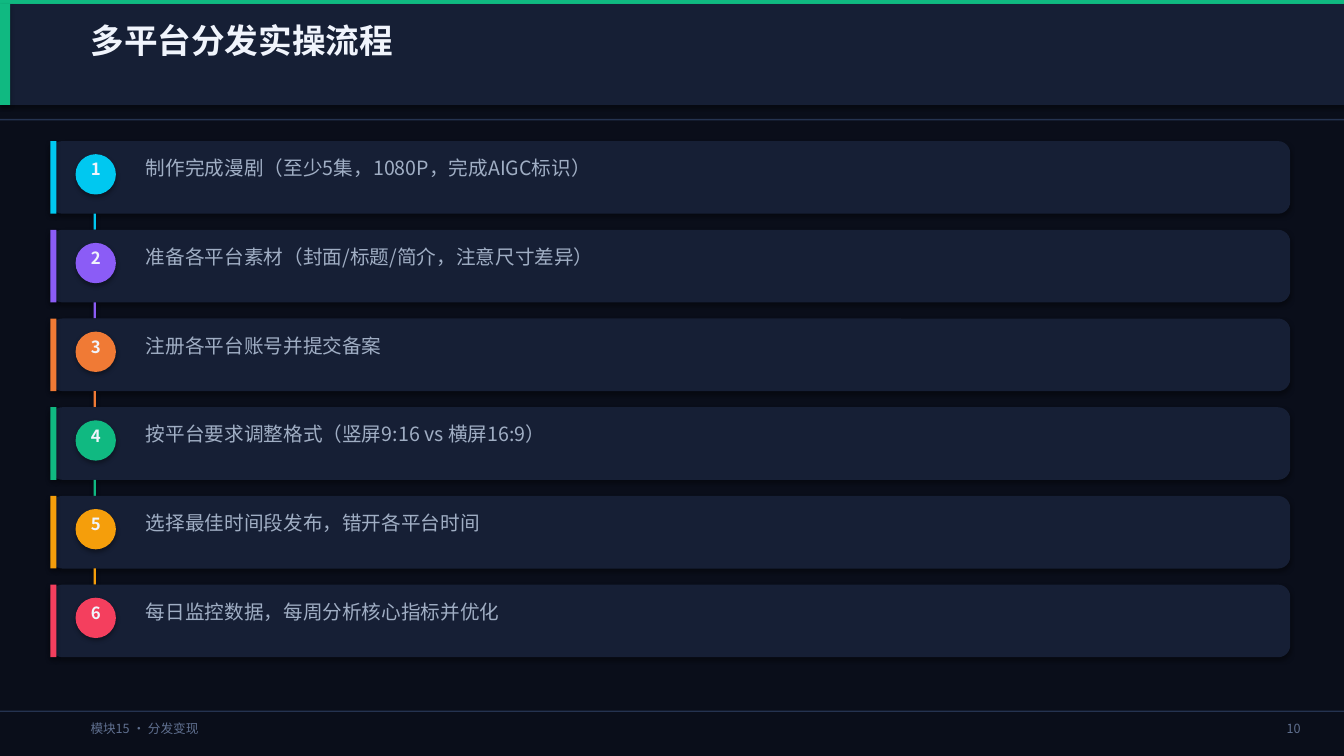
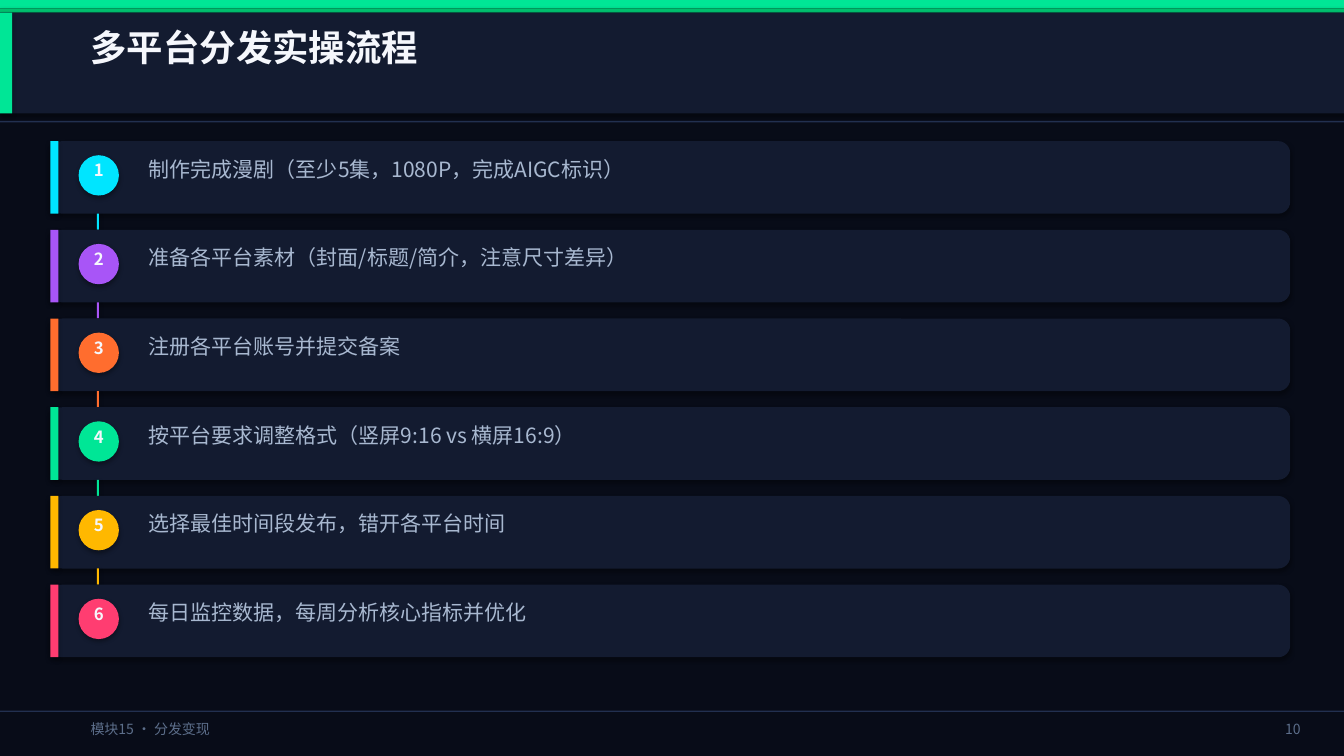
Before and after one commit to lichangjiang932-ship-it/ai-video-class, a slide deck: slide 11 of AI漫剧制作课程/PPT课件/模块15-分发变现.pptx. Drawn at 1344x756 pixels with LibreOffice and Linux fonts; fonts in the diff are those of the drawing. Boxes give left, top, right and bottom in pixels: in the first picture for what was removed or moved away, otherwise in the second. Text is boxed around its words. In the diff, an @@ line names an element or a change of style, - is before the commit and + after.

Commit message:
feat: PPT v5 - 高级感+色彩感+视觉冲击力
色彩升级：
- 高饱和强调色：电光青/亮紫/火焰橙/翡翠绿/金琥珀/玫瑰红/宝石蓝/亮粉
- 8色调色板循环，每个bullet/卡片独立配色
- 渐变色条：3层叠加模拟渐变效果
- 封面左侧大色块+点阵装饰

视觉冲击力：
- 大数字56pt超粗体+阴影层叠
- 双层装饰数字（背景暗+前景亮）
- 重点卡片右上角装饰圆
- 结束页多层光晕圆
- 章节页大圆半透明装饰

高级感细节：
- 渐变色条（3层叠加模拟gradient）
- 点阵装饰（右下角deco_dots）
- 玻璃态卡片（深色surface+微边框）
- 连接箭头使用模块色
- 每个元素独立配色，避免单调

```diff
--- a/AI漫剧制作课程/PPT课件/模块15-分发变现.pptx
+++ b/AI漫剧制作课程/PPT课件/模块15-分发变现.pptx
@@ background #0A0E1A to #080C18 @@
@@ rectangle resized from (x1=0, y1=0, x2=1344, y2=4) to (x1=0, y1=0, x2=1344, y2=8) @@
@@ fill #10B981 to #00E696 in 5 elements at (x1=0, y1=0, x2=1344, y2=8), (x1=97, y1=480, x2=99, y2=496), (x1=79, y1=421, x2=119, y2=462), (x1=50, y1=407, x2=58, y2=480), (x1=0, y1=12, x2=12, y2=113) @@
@@ rectangle resized from (x1=0, y1=4, x2=1344, y2=105) to (x1=0, y1=8, x2=1344, y2=12) @@
@@ rectangle at (x1=0, y1=8, x2=1344, y2=12): fill #161F35 to #00BE6E @@
@@ rectangle moved from (x1=0, y1=4, x2=10, y2=105) to (x1=0, y1=12, x2=12, y2=113) @@
@@ rectangle added at (x1=0, y1=12, x2=1344, y2=113), fill #131B30 @@
@@ text "多平台分发实操流程" at (x1=91, y1=29, x2=419, y2=65): size 24 to 26 pt, text colour #F0F4FC to #F5F7FC @@
@@ rectangle at (x1=0, y1=121, x2=1344, y2=122): fill #253350 to #223050 @@
@@ fill #00C8F0 to #00E5FF in 3 elements at (x1=97, y1=214, x2=99, y2=230), (x1=79, y1=155, x2=119, y2=196), (x1=50, y1=141, x2=58, y2=214) @@
@@ fill #8B5CF6 to #A855F7 in 3 elements at (x1=97, y1=302, x2=99, y2=319), (x1=79, y1=244, x2=119, y2=284), (x1=50, y1=230, x2=58, y2=302) @@
@@ fill #F07A35 to #FF6D2E in 3 elements at (x1=97, y1=391, x2=99, y2=407), (x1=79, y1=333, x2=119, y2=373), (x1=50, y1=319, x2=58, y2=391) @@
@@ fill #F59E0B to #FFB800 in 3 elements at (x1=97, y1=569, x2=99, y2=585), (x1=79, y1=510, x2=119, y2=551), (x1=50, y1=496, x2=58, y2=569) @@
@@ fill #161F35 to #131B30 in 6 elements at (x1=50, y1=141, x2=1291, y2=214), (x1=50, y1=230, x2=1291, y2=302), (x1=50, y1=319, x2=1291, y2=391), (x1=50, y1=407, x2=1291, y2=480), (x1=50, y1=496, x2=1291, y2=569), (x1=50, y1=585, x2=1291, y2=657) @@
@@ rectangle at (x1=50, y1=585, x2=58, y2=657): fill #F43F5E to #FF3D71 @@
@@ text colour #F0F4FC to #F5F7FC in 6 elements at (x1=94, y1=252, x2=104, y2=265), (x1=94, y1=341, x2=104, y2=354), (x1=94, y1=430, x2=104, y2=443), (x1=94, y1=518, x2=104, y2=532), (x1=94, y1=163, x2=104, y2=176), (x1=94, y1=607, x2=104, y2=620) @@
@@ ellipse at (x1=79, y1=599, x2=119, y2=639): fill #F43F5E to #FF3D71 @@
@@ size 14 to 15 pt, text colour #A0AEC4 to #A8B8D0 in 6 elements at (x1=149, y1=159, x2=624, y2=179), (x1=149, y1=247, x2=627, y2=269), (x1=149, y1=336, x2=401, y2=356), (x1=149, y1=425, x2=576, y2=445), (x1=149, y1=513, x2=506, y2=533), (x1=149, y1=602, x2=527, y2=622) @@
@@ text "模块15 · 分发变现" at (x1=91, y1=722, x2=210, y2=735): size 9 to 10 pt, text colour #607090 to #5C6E8A @@
@@ text "10" at (x1=1285, y1=723, x2=1301, y2=734): size 9 to 10 pt, text colour #607090 to #5C6E8A @@
```
Also in this commit, not shown: 12 other slides changed, 19 other files.
